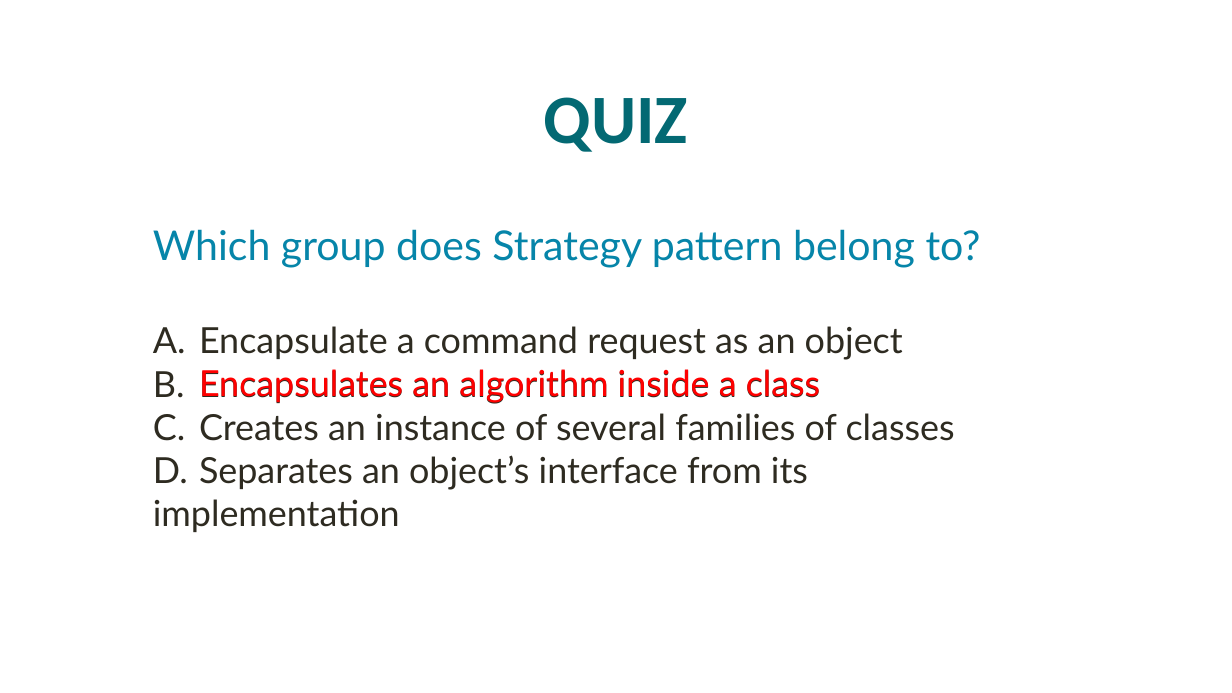
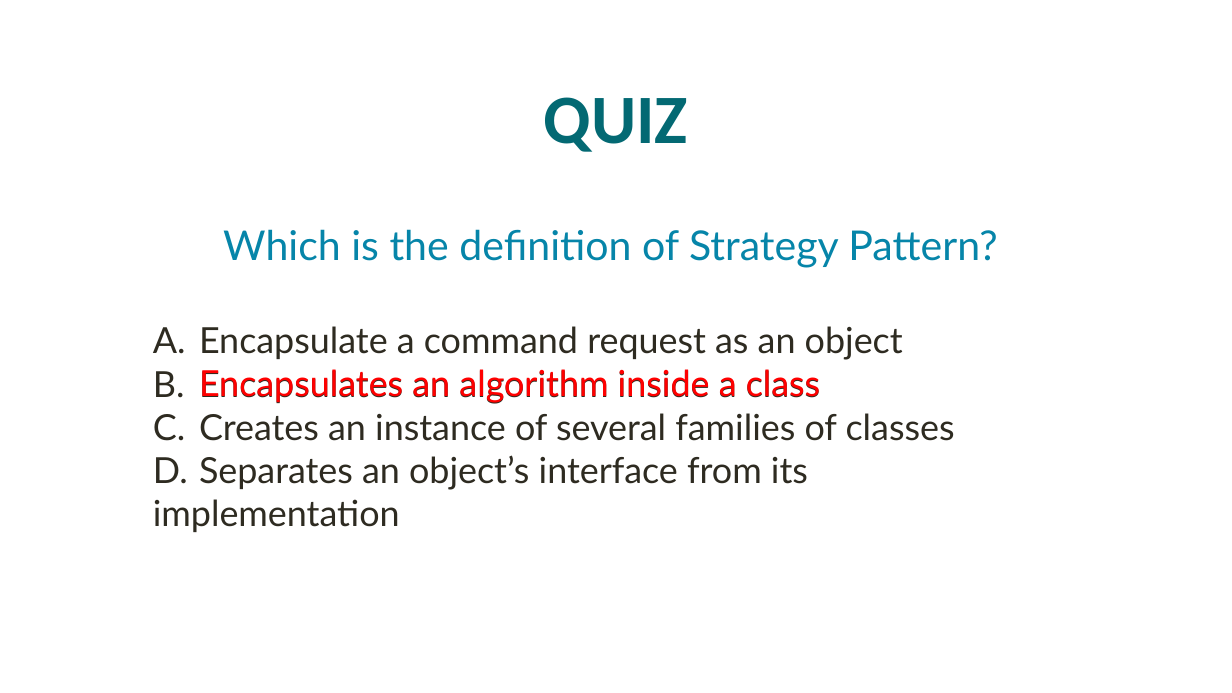
Before and after one commit to ntninh18/crossy-road, a slide deck: slide 19 of seminar/StrategyPattern.pptx (slide 18 before the commit). Drawn at 1232x693 pixels with LibreOffice and Linux fonts; fonts in the diff are those of the drawing. Boxes give left, top, right and bottom in pixels: in the first picture for what was removed or moved away, otherwise in the second. Text is boxed around its words. In the diff, an @@ line names an element or a change of style, - is before the commit and + after.

```diff
--- a/seminar/StrategyPattern.pptx
+++ b/seminar/StrategyPattern.pptx
@@ text at (223,229,997,268): text changed @@
-Which group does Strategy pattern belong to?
+Which is the definition of Strategy Pattern?
```
Also in this commit, not shown: 3 other slides changed, 1 slide added, 1 other file.
